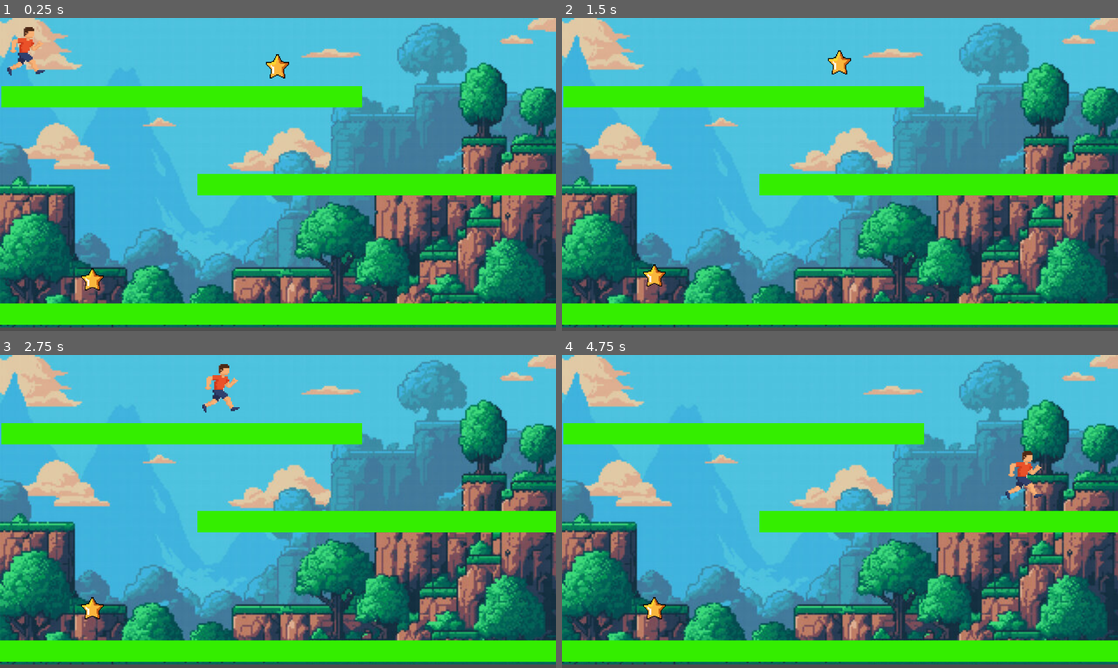
Above: before the commit, frames 1-4 (two rows, left to right).
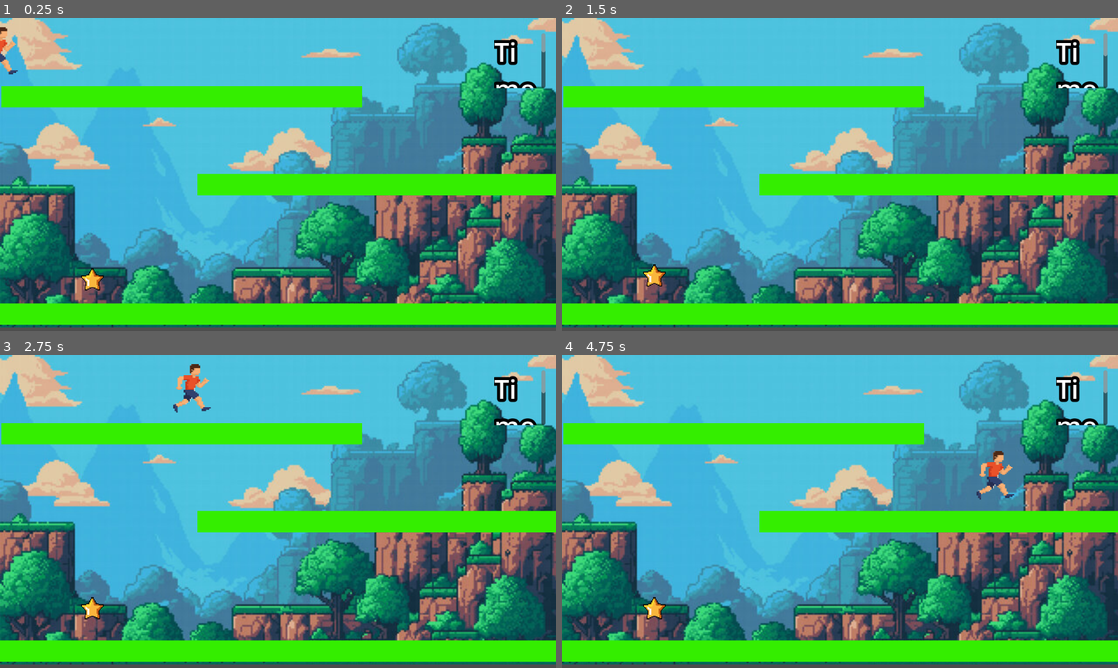
Above: after the commit, the same moments.

Repository: Rajveer0123n-BitCoin/mynewwariogame
Game: Godot game, scene res://minigame_1_level_2.tscn
The game is run twice, just before and just after one commit, with the same random seed, the same clock (stepped at 60 frames per second) and the same inputs. This scene is started directly instead of the project's main scene.
Inputs (mouse positions are in pixels of both pictures, inside the frame that each line leads up to):
- Up to frame 1 (0.25 s): no input
- Up to frame 2 (1.5 s): tap Enter (ui_accept) at 0.5, 0.77 s; move the mouse to (962, 158) at 0.52 s; hold Right (ui_right) from 0.53 s (still down); tap Alt at 0.6 s; click (962, 158) at 0.67 s; move the mouse to (728, 190) at 1.27 s; tap Shift at 1.35 s
- Up to frame 3 (2.75 s): tap Enter (ui_accept) at 1.52 s; move the mouse to (333, 442) at 2.02 s; release Right (ui_right) at 2.03 s; hold Left (ui_left) from 2.03 s (still down); tap Alt at 2.1 s
- Up to frame 4 (4.75 s): move the mouse to (812, 574) at 2.77 s; release Left (ui_left) at 2.78 s; hold Right (ui_right) 2.78-4.28 s; tap Shift at 2.85, 4.35 s; click (812, 574) at 2.92 s; tap Enter (ui_accept) at 3.02, 3.77, 4.52 s; move the mouse to (1006, 558) at 3.52 s; tap Alt at 3.6 s; move the mouse to (673, 464) at 4.27 s; hold Left (ui_left) from 4.28 s (still down)

The runs differ from the first frame. In frame 1, 1.4% of the frame differs, in the area x 0-99%, y 2-23%; in frame 2, 0.8%; in frame 3, 1.4%, in the area x 31-99%, y 2-23%; in frame 4, 1.4%.

Commit message:
created a losing screen, its not working properly till now tho

Diff:
--- /dev/null
+++ b/losingscreen.tscn
@@ -0,0 +1,3 @@
+[gd_scene format=3 uid="uid://nufolb1x7ghn"]
+
+[node name="losingscreen" type="Node2D" unique_id=1489756776]
--- a/minigame_1_level_2.gd
+++ b/minigame_1_level_2.gd
@@ -2,12 +2,31 @@
 
 var stars_collected: int = 0
 var total_stars: int = 2
+
+var time_left: float = 10.0
+var level_cleared: bool = false
+
+func _process(delta: float) -> void:
+	# Only count down if the level hasn't been won yet
+	if not level_cleared:
+		time_left -= delta
+
+		# Optional: If you add a Label named TimerLabel to your scene, this will update it
+		if has_node("TimerLabel"):
+			$TimerLabel.text = "Time: " + str(ceil(time_left))
+
+		# If time runs out -> trigger losing screen
+		if time_left <= 0:
+			level_cleared = true # Stops process from running again
+			print("Time's up! Loading losing screen...")
+			get_tree().change_scene_to_file("res://losingscreen.tscn")
 
 func add_stars() -> void:
 	stars_collected += 1
 	print("Stars collected: ", stars_collected)
 
 	if stars_collected >= total_stars:
+		level_cleared = true # Stops the timer so losing screen won't trigger!
 		print("You won Level 2!")
 		get_tree().change_scene_to_file("res://winning_screen.tscn")
 
--- a/minigame_1_level_2.tscn
+++ b/minigame_1_level_2.tscn
@@ -151,7 +151,7 @@
 shape = SubResource("RectangleShape2D_khsjy")
 
 [node name="Player" parent="." unique_id=1441571068 instance=ExtResource("3_tm1re")]
-position = Vector2(623, -611)
+position = Vector2(568, -602)
 
 [node name="platform 2" type="StaticBody2D" parent="." unique_id=1734107237]
 position = Vector2(778, 505)
@@ -186,12 +186,15 @@
 metadata/_edit_group_ = true
 
 [node name="starr2_0" type="Node2D" parent="." unique_id=1234429146]
+visible = false
 
 [node name="star_2" type="TextureRect" parent="starr2_0" unique_id=1168936650]
+custom_minimum_size = Vector2(10, 10)
+custom_maximum_size = Vector2(15, 15)
 offset_left = 551.0
 offset_top = 81.0
-offset_right = 599.0
-offset_bottom = 133.00003
+offset_right = 566.0
+offset_bottom = 96.0
 texture = ExtResource("4_1llcu")
 expand_mode = 1
 
@@ -200,6 +203,7 @@
 autoplay = &"new_animationnewer"
 
 [node name="Area2d_22" type="Area2D" parent="starr2_0" unique_id=801597909]
+position = Vector2(-2, -6)
 
 [node name="CollisionShape2D" type="CollisionShape2D" parent="starr2_0/Area2d_22" unique_id=553234066]
 position = Vector2(573, 114)
@@ -226,5 +230,15 @@
 position = Vector2(-79, 546)
 shape = SubResource("CircleShape2D_2qou0")
 
+[node name="TimerLabel" type="RichTextLabel" parent="." unique_id=609258350]
+offset_left = 1024.0
+offset_top = 32.0
+offset_right = 1130.0
+offset_bottom = 145.0
+theme_override_constants/outline_size = 25
+theme_override_font_sizes/normal_font_size = 55
+text = "0.0
+"
+
 [connection signal="body_entered" from="starr2_0/Area2d_22" to="." method="_on_area_2d_22_body_entered"]
 [connection signal="body_entered" from="starrrr2_!1/Area2D333" to="." method="_on_area_2d_333_body_entered"]
